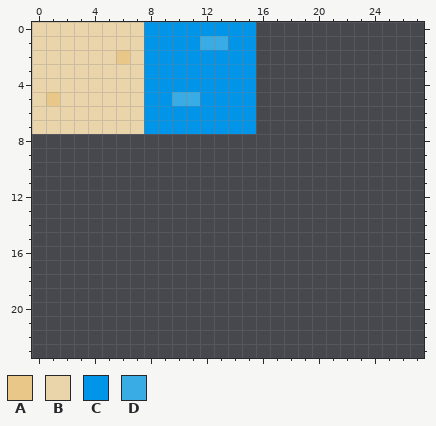
Two states of a pixel-art file, res/tiles.ase. Above, as it was before the edit.
128x128 pixels, 1 frame. Shown: x 0..27, y 0..23.
Palette (. is transparent): A #e8c789  B #ead4aa  C #0095e9  D #39ace6
Pixels before, first column x 0:
0 BBBBBBBBCCCCCCCC
1 BBBBBBBBCCCCDDCC
2 BBBBBBABCCCCCCCC
3 BBBBBBBBCCCCCCCC
4 BBBBBBBBCCCCCCCC
5 BABBBBBBCCDDCCCC
6 BBBBBBBBCCCCCCCC
7 BBBBBBBBCCCCCCCC
And afterwards:
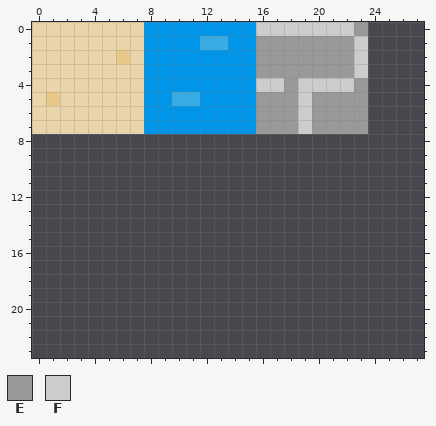
Colours new in this view: E #999999  F #cccccc
Edits made:
y 0: x 16..23 ........ -> FFFFFFFE
y 1..3: x 16..23 ........ -> EEEEEEEF
y 4: x 16..23 ........ -> FFEFFFFE
y 5..7: x 16..23 ........ -> EEEFEEEE
